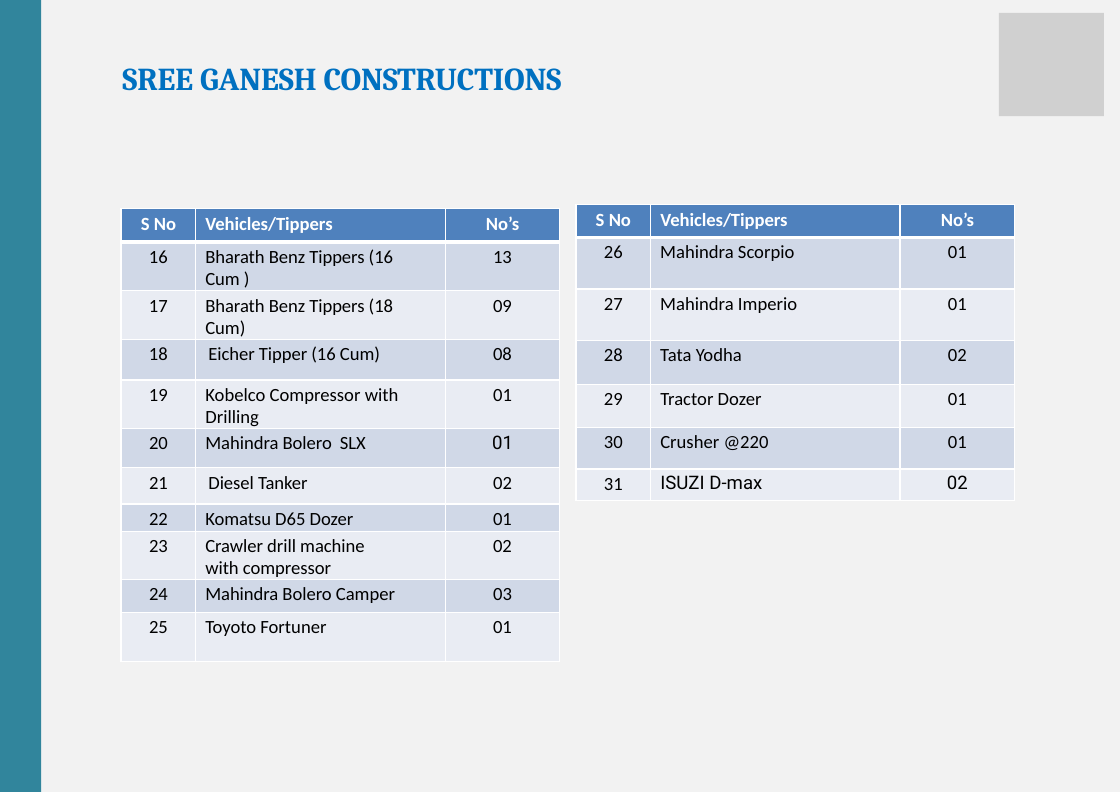
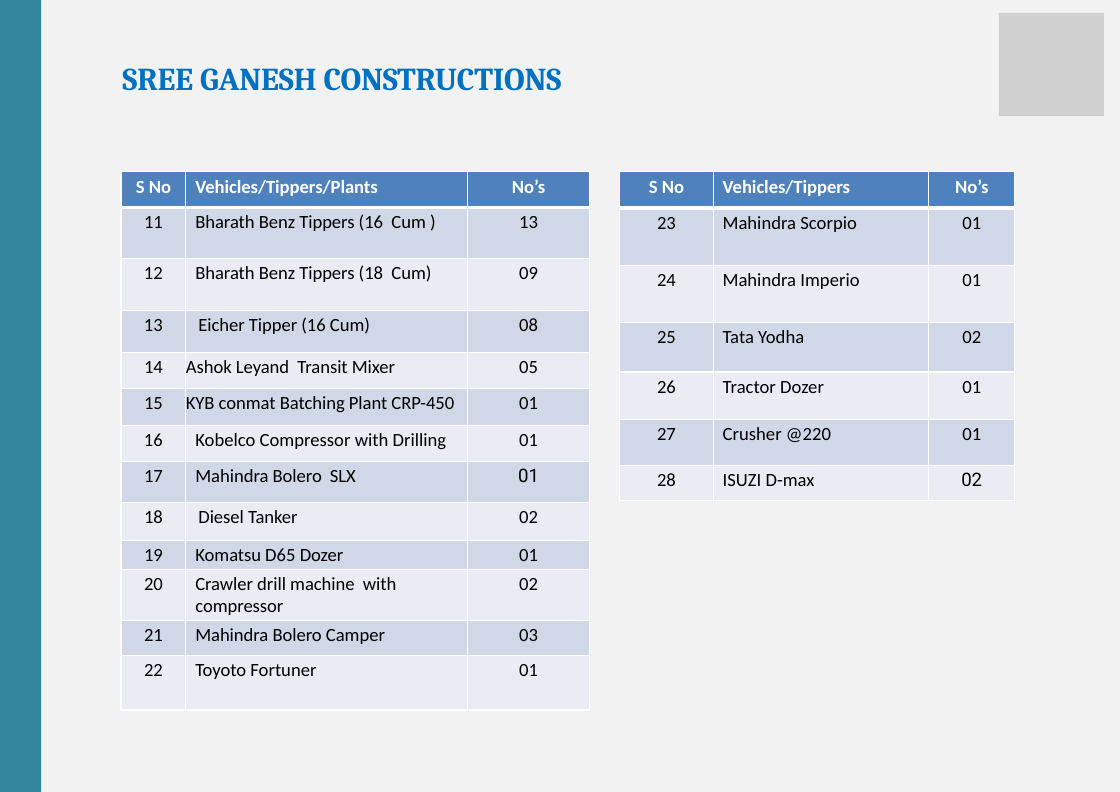
Before and after one commit to mintuhouse/sreeganesh, a slide deck: slide 7 of downloads/SGC_Profile.pptx (slide 15 before the commit). Drawn at 1120x792 pixels with LibreOffice and Linux fonts; fonts in the diff are those of the drawing; grey boxes stand for pictures. Boxes give left, top, right and bottom in pixels: in the first picture for what was removed or moved away, otherwise in the second. Text is boxed around its words. In the diff, an @@ line names an element or a change of style, - is before the commit and + after.

```diff
--- a/downloads/SGC_Profile.pptx
+++ b/downloads/SGC_Profile.pptx
@@ table at bbox=[121, 171, 590, 711] @@
-row 1: S No | Vehicles/Tippers | No’s
-row 2: 16 | Bharath Benz Tippers (16 Cum ) | 13
-row 3: 17 | Bharath Benz Tippers (18 Cum) | 09
-row 4: 18 | Eicher Tipper (16 Cum) | 08
-row 5: 19 | Kobelco Compressor with Drilling | 01
-row 6: 20 | Mahindra Bolero SLX | 01
-row 7: 21 | Diesel Tanker | 02
-row 8: 22 | Komatsu D65 Dozer | 01
-row 9: 23 | Crawler drill machine with compressor | 02
-row 10: 24 | Mahindra Bolero Camper | 03
-row 11: 25 | Toyoto Fortuner | 01
+row 1: S No | Vehicles/Tippers/Plants | No’s
+row 2: 11 | Bharath Benz Tippers (16 Cum ) | 13
+row 3: 12 | Bharath Benz Tippers (18 Cum) | 09
+row 4: 13 | Eicher Tipper (16 Cum) | 08
+row 5: 14 | Ashok Leyand Transit Mixer | 05
+row 6: 15 | KYB conmat Batching Plant CRP-450 | 01
+row 7: 16 | Kobelco Compressor with Drilling | 01
+row 8: 17 | Mahindra Bolero SLX | 01
+row 9: 18 | Diesel Tanker | 02
+row 10: 19 | Komatsu D65 Dozer | 01
+row 11: 20 | Crawler drill machine with compressor | 02
+row 12: 21 | Mahindra Bolero Camper | 03
+row 13: 22 | Toyoto Fortuner | 01
@@ table: place and size @@
-table at bbox=[121, 209, 560, 665]
+table at bbox=[121, 171, 590, 711]
@@ table at bbox=[620, 171, 1016, 501] @@
-row 2, column 1: 26
+row 2, column 1: 23
-row 3, column 1: 27
+row 3, column 1: 24
-row 4, column 1: 28
+row 4, column 1: 25
-row 5, column 1: 29
+row 5, column 1: 26
-row 6, column 1: 30
+row 6, column 1: 27
-row 7, column 1: 31
+row 7, column 1: 28
@@ font Roboto to Calibri in "ISUZI D-max" @@
@@ table: place and size @@
-table at bbox=[576, 205, 1015, 501]
+table at bbox=[620, 171, 1016, 501]
```
Also in this commit, not shown: 4 other slides changed, 8 slides removed, 12 other files.
